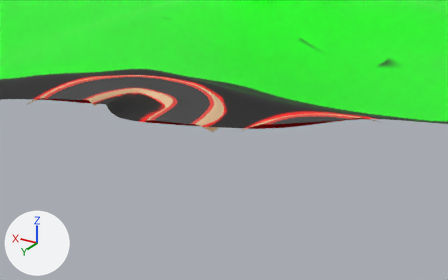
The Blender file environment/levels/island/island.blend as it was, and as the next commit left it.
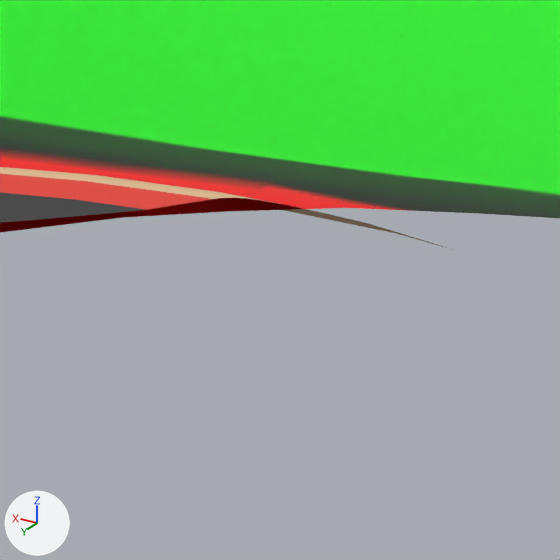
Old and new are each drawn whole from a 50 mm camera at (-81.5, 265.5, 105.4) aimed at (40.7, 61.9, 3.6) and again close up on the part from 74% to 89% of the width and 34% to 57% of the height. Arrows for +X, +Y and +Z are at lower left; the lights stay in place. The older version's two pictures come first. Everything nearer to the camera than a plane just in front of the edit is cut away.

The older version as bpy lines, for what is in view:
```python
me_béziercurve_001 = bpy.data.meshes.new('BézierCurve.001')
me_béziercurve_001.from_pydata(...)  # 200 vertices, 175 faces; spans x -18.0..58.0, y -36.8..18.0, z -2.9..4.5
me_béziercurve_001.polygons.foreach_set('use_smooth', [True] * 175)
# faces by material slot: [25, 50, 100]
me_béziercurve_001.materials.append(mat_road)  # dark grey #3a3a3a
me_béziercurve_001.materials.append(mat_side)  # red #e74237
me_béziercurve_001.materials.append(mat_gravel)  # beige #e7c094
me_plane_002 = bpy.data.meshes.new('Plane.002')
me_plane_002.from_pydata(...)  # 671 vertices, 641 faces; spans x -4.02..3.98, y -4.05..3.95, z -0.07..0.19
me_plane_002.polygons.foreach_set('use_smooth', [True] * 641)
me_plane_002.materials.append(mat_material)  # picture img_material_map
ob_plane_002 = bpy.data.objects.new('Plane.002', me_plane_002)
ob_plane_002.location = (-31.27, -15.96, -5.43)
ob_plane_002.scale = (400.0, 400.0, 400.0)
_m = ob_plane_002.modifiers.new('Subdivision', 'SUBSURF')
_m.levels = 2
ob_racetrack = bpy.data.objects.new('RaceTrack', me_béziercurve_001)
ob_racetrack.location = (93.81, 47.88, 7.42)
ob_racetrack.rotation_euler = (0.0, 0.0, 3.142)  # degrees (0, 0, 180)
ob_racetrack.scale = (2.29, 2.29, 2.29)
_m = ob_racetrack.modifiers.new('Subdivision', 'SUBSURF')
_m.levels = 2
```
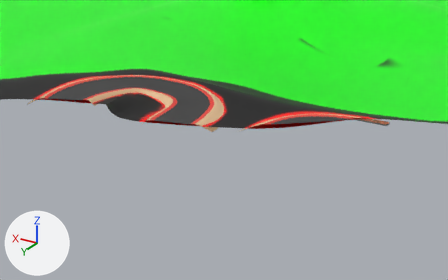
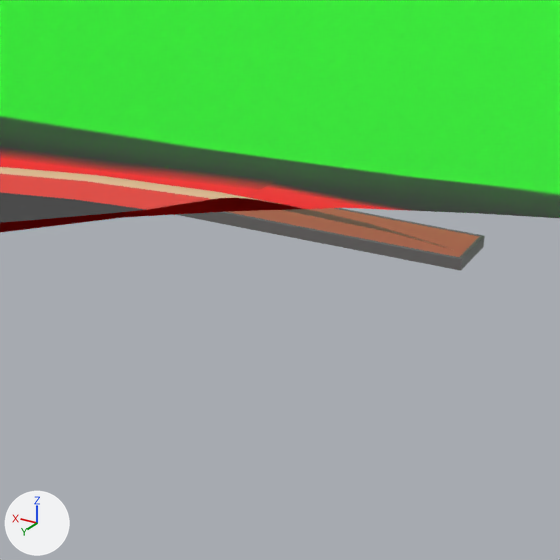
The change, as a diff of the scene's bpy script:
```diff
--- a/environment/levels/island/island.blend.py
+++ b/environment/levels/island/island.blend.py
@@ mat_frame @@
+mat_frame = principled_material('Frame')
+mat_frame.base_color = (0.22, 0.22, 0.22)  # grey #818181
@@ mat_boostpanel @@
+mat_boostpanel = principled_material('BoostPanel')
+mat_boostpanel.base_color = (0.8, 0.257, 0.157)  # orange #e78b6e
@@ me_plane @@
+me_plane.from_pydata([(-9.8, -1.8, 0.1), (9.8, -1.8, 0.1), (-9.8, 1.8, 0.1), (9.8, 1.8, 0.1), (-10.0, 2.0, -0.5), (-10.0, -2.0, -0.5), (10.0, -2.0, -0.5), (10.0, 2.0, -0.5), (-10.0, 2.0, 0.1), (-10.0, -2.0, 0.1), (10.0, -2.0, 0.1), (10.0, 2.0, 0.1), (-9.8, 1.8, 0.1), (-9.8, -1.8, 0.1), (9.8, -1.8, 0.1), (9.8, 1.8, 0.1), (-9.9, 1.9, 0.2), (-9.9, -1.9, 0.2), (9.9, -1.9, 0.2), (9.9, 1.9, 0.2)], [], [(3, 15, 14, 1), (8, 4, 5, 9), (11, 7, 4, 8), (9, 5, 6, 10), (10, 6, 7, 11), (16, 8, 9, 17), (17, 9, 10, 18), (18, 10, 11, 19), (19, 11, 8, 16), (13, 14, 15, 12), (0, 13, 12, 2), (2, 12, 15, 3), (1, 14, 13, 0), (3, 19, 16, 2), (1, 18, 19, 3), (0, 17, 18, 1), (2, 16, 17, 0)])
+for i in [*range(0, 9), *range(10, 17)]: me_plane.polygons[i].material_index = 1
+me_plane.materials.append(mat_boostpanel)  # orange #e78b6e
+me_plane.materials.append(mat_frame)  # grey #818181
@@ ob_plane_003 @@
+ob_plane_003 = bpy.data.objects.new('Plane.003', me_plane)
+ob_plane_003.location = (0.0, 0.0, 0.0)
```

Location of each change, [x1, y1, x2, y2] in pixels of the close-ups (560 x 560 px):
'Plane.003', added
    after: [175, 208, 485, 271]
    faces in mat_boostpanel (orange #e78b6e): [228, 208, 479, 257]
    faces in mat_frame (grey #818181): [175, 208, 485, 271]
